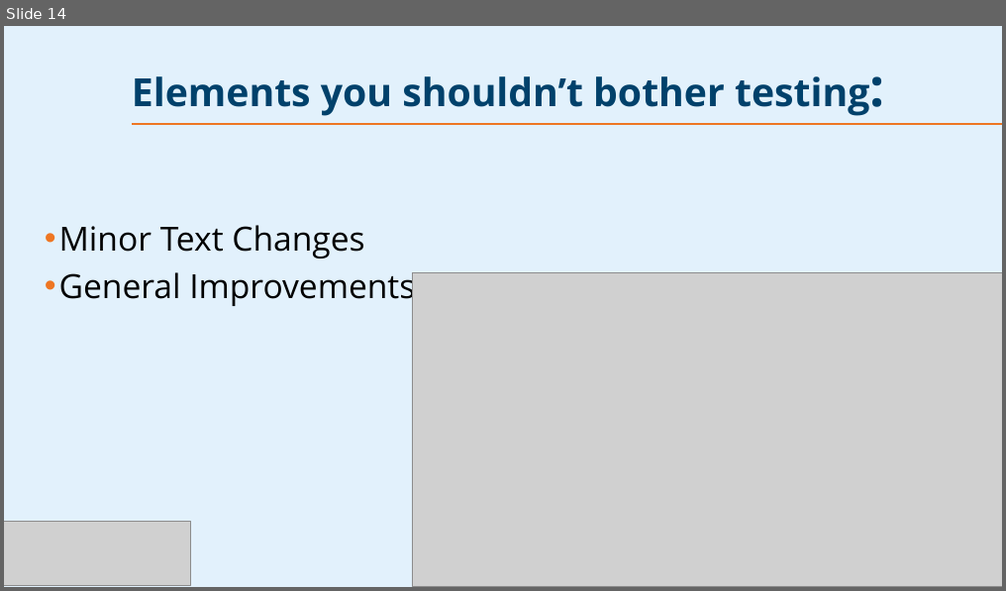
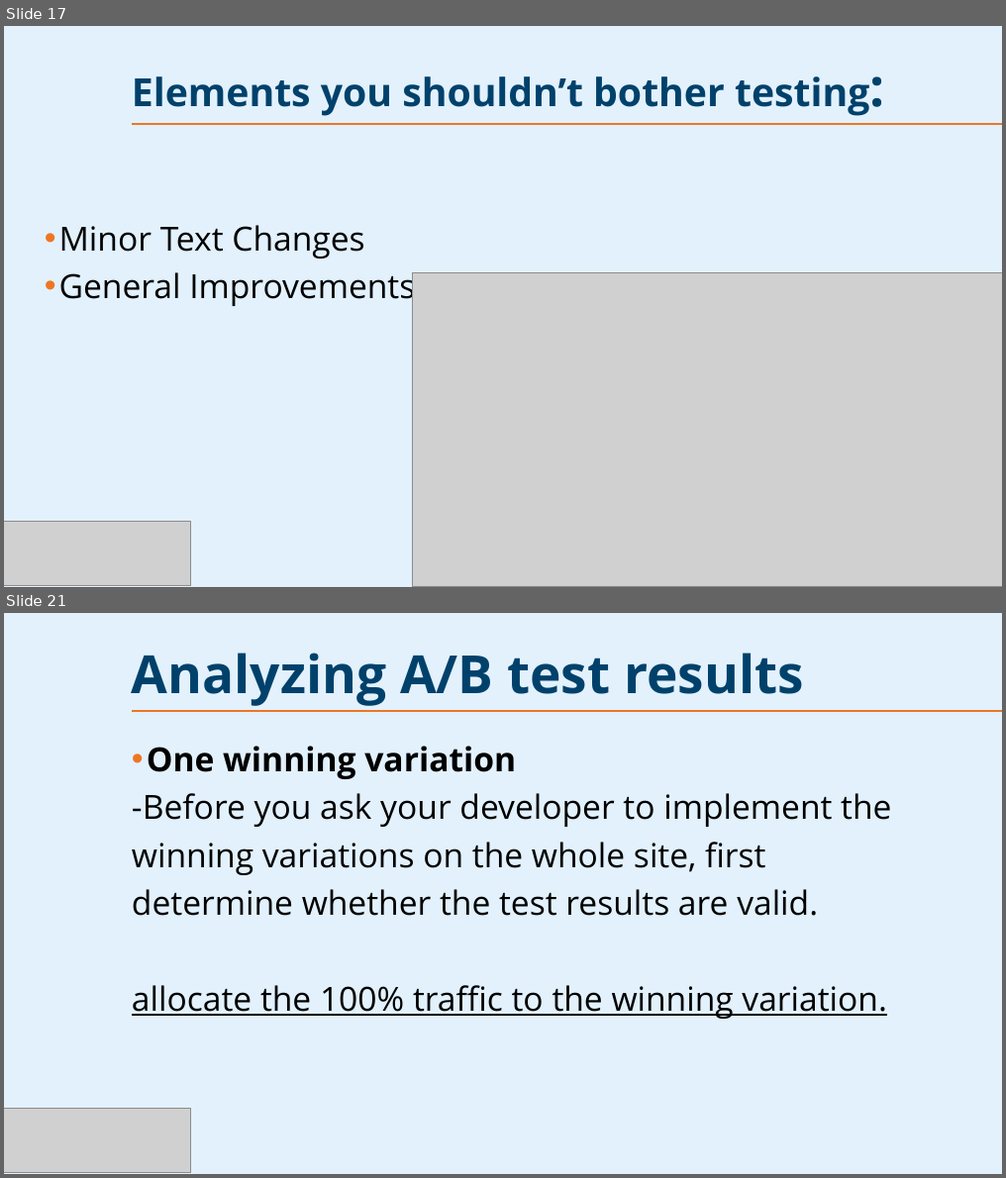
Before and after one commit to PsDragon/ADSAI_FOR_SECOND_YEARS, a slide deck: docs/Study Content/Human-Centered Artificial Intelligence/Assets/AB-Testing.pptx. Shown one above the other, each under a label of ours: slide 14 before the commit, slides 17 and 21 after it; the slides between them are not shown. The pictures are 1006x591 and 1006x1178 pixels, drawn with LibreOffice and Linux fonts; fonts in the diff are those of the drawing; grey boxes stand for pictures; background and template pictures are left out. Boxes give left, top, right and bottom in pixels: in the first picture for what was removed or moved away, otherwise in the second. Text is boxed around its words. In the diff, an @@ line names an element or a change of style, - is before the commit and + after.

```diff
--- a/docs/Study Content/Human-Centered Artificial Intelligence/Assets/AB-Testing.pptx
+++ b/docs/Study Content/Human-Centered Artificial Intelligence/Assets/AB-Testing.pptx
@@ slide 21 added at box(4, 613, 1002, 1174), background picture (left out); not listed: 1 template element that a slide beside it also shows @@
@@ title added at box(132, 653, 804, 706), 38 pt, text #00416B, bold @@
+Analyzing A/B test results
@@ text added at box(132, 746, 891, 1019), 24 pt, text #000000 @@
+• One winning variation
+-Before you ask your developer to implement the winning variations on the whole site, first determine whether the test results are valid.
+allocate the 100% traffic to the winning variation.
@@ picture added at box(4, 1108, 190, 1172) @@
@@ page number added at box(123, 1127, 238, 1157), 18 pt, text #FFFFFF, bold @@
+21
@@ what was slide 14 is now slide 17 @@
```
Also in this commit, not shown: 3 slides changed, 10 other slides added.
